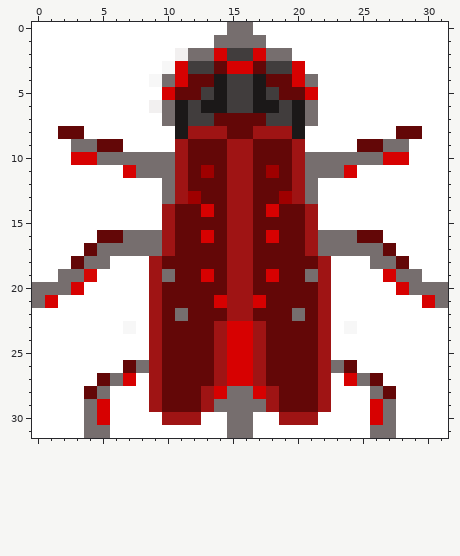
Two states of a pixel-art sprite, Assets/1_Sprites/Insect_Red_Wasp_v_01_01.png. This is how it looked before the edit.
The file is 32x32 pixels. Pixels under 10% opacity are left out. Colours within 5 levels of each other are drawn and written as one.
Now the later version:
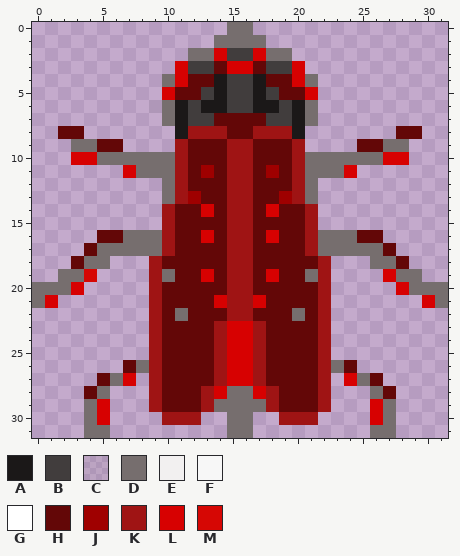
Palette (. is transparent): A #1b1818  B #413d3d  C #766e6e1a  D #766e6e  E #f2f0f0  F #f7f7f7  G #ffffff  H #630707  J #9f0000  K #9f1414  L #d70101  M #d60704
The commit says: Removed white BG from Insect_Red_Wasp.
The edit:
@@ x 0..31 @@
- 0 GGGGGGGGGGGGGGGDDGGGGGGGGGGGGGGG
- 1 GGGGGGGGGGGGGGDDDDGGGGGGGGGGGGGG
- 2 GGGGGGGGGGGEDDLBBLDDGGGGGGGGGGGG
- 3 GGGGGGGGGGFLBBHLLHBBLGGGGGGGGGGG
- 4 GGGGGGGGGFDLHHABBAHHLDGGGGGGGGGG
- 5 GGGGGGGGGGLHHBABBABHHLGGGGGGGGGG
- 6 GGGGGGGGGEDABAABBAABADGGGGGGGGGG
- 7 GGGGGGGGGGDABBHHHHBBADGGGGGGGGGG
- 8 GGHHGGGGGGGAKKKHHKKKAGGGGGGGHHGG
- 9 GGGDDHHGGGGKHHHKKHHHKGGGGHHDDGGG
-10 GGGLLDDDDDDKHHHKKHHHKDDDDDDLLGGG
-11 GGGGGGGLDDDKHJHKKHJHKDDDLGGGGGGG
-12 GGGGGGGGGGDKHHHKKHHHKDGGGGGGGGGG
-13 GGGGGGGGGGDKJHHKKHHJKDGGGGGGGGGG
-14 GGGGGGGGGGKHHLHKKHLHHKGGGGGGGGGG
-15 GGGGGGGGGGKHHHHKKHHHHKGGGGGGGGGG
-16 GGGGGHHDDDKHHLHKKHLHHKDDDHHGGGGG
-17 GGGGHDDDDDKHHHHKKHHHHKDDDDDHGGGG
-18 GGGHDDGGGKHHHHHKKHHHHHKGGGDDHGGG
-19 GGDDMGGGGKDHHLHKKHLHHDKGGGGLDDGG
-20 DDDLGGGGGKHHHHHKKHHHHHKGGGGGLDDD
-21 DLGGGGGGGKHHHHLKKLHHHHKGGGGGGGLD
-22 GGGGGGGGGKHDHHHKKHHHDHKGGGGGGGGG
-23 GGGGGGGFGKHHHHKLLKHHHHKGFGGGGGGG
-24 GGGGGGGGGKHHHHKLLKHHHHKGGGGGGGGG
-25 GGGGGGGGGKHHHHKLLKHHHHKGGGGGGGGG
-26 GGGGGGGHDKHHHHKLLKHHHHKDHGGGGGGG
-27 GGGGGHDLGKHHHHKLLKHHHHKGLDHGGGGG
-28 GGGGHDGGGKHHHKLDDLKHHHKGGGDHGGGG
-29 GGGGDLGGGKHHHKDDDDKHHHKGGGLDGGGG
-30 GGGGDLGGGGKKKGGDDGGKKKGGGGLDGGGG
-31 GGGGDDGGGGGGGGGDDGGGGGGGGGDDGGGG
+ 0 ...............DD...............
+ 1 ..............DDDD..............
+ 2 ............DDLBBLDD............
+ 3 ...........LBBHLLHBBL...........
+ 4 ..........DLHHABBAHHLD..........
+ 5 ..........LHHBABBABHHL..........
+ 6 .........CDABAABBAABAD..........
+ 7 ..........DABBHHHHBBAD..........
+ 8 ..HH.......AKKKHHKKKA.......HH..
+ 9 ...DDHH....KHHHKKHHHK....HHDD...
+10 ...LLDDDDDDKHHHKKHHHKDDDDDDLL...
+11 .......LDDDKHJHKKHJHKDDDL.......
+12 ..........DKHHHKKHHHKD..........
+13 ..........DKJHHKKHHJKD..........
+14 ..........KHHLHKKHLHHK..........
+15 ..........KHHHHKKHHHHK..........
+16 .....HHDDDKHHLHKKHLHHKDDDHH.....
+17 ....HDDDDDKHHHHKKHHHHKDDDDDH....
+18 ...HDD...KHHHHHKKHHHHHK...DDH...
+19 ..DDM....KDHHLHKKHLHHDK....LDD..
+20 DDDL.....KHHHHHKKHHHHHK.....LDDD
+21 DL.......KHHHHLKKLHHHHK.......LD
+22 .........KHDHHHKKHHHDHK.........
+23 .........KHHHHKLLKHHHHK.........
+24 .........KHHHHKLLKHHHHK.........
+25 .........KHHHHKLLKHHHHK.........
+26 .......HDKHHHHKLLKHHHHKDH.......
+27 .....HDL.KHHHHKLLKHHHHK.LDH.....
+28 ....HD...KHHHKLDDLKHHHK...DH....
+29 ....DL...KHHHKDDDDKHHHK...LD....
+30 ....DL....KKK..DD..KKK....LD....
+31 ....DD.........DD.........DD....
